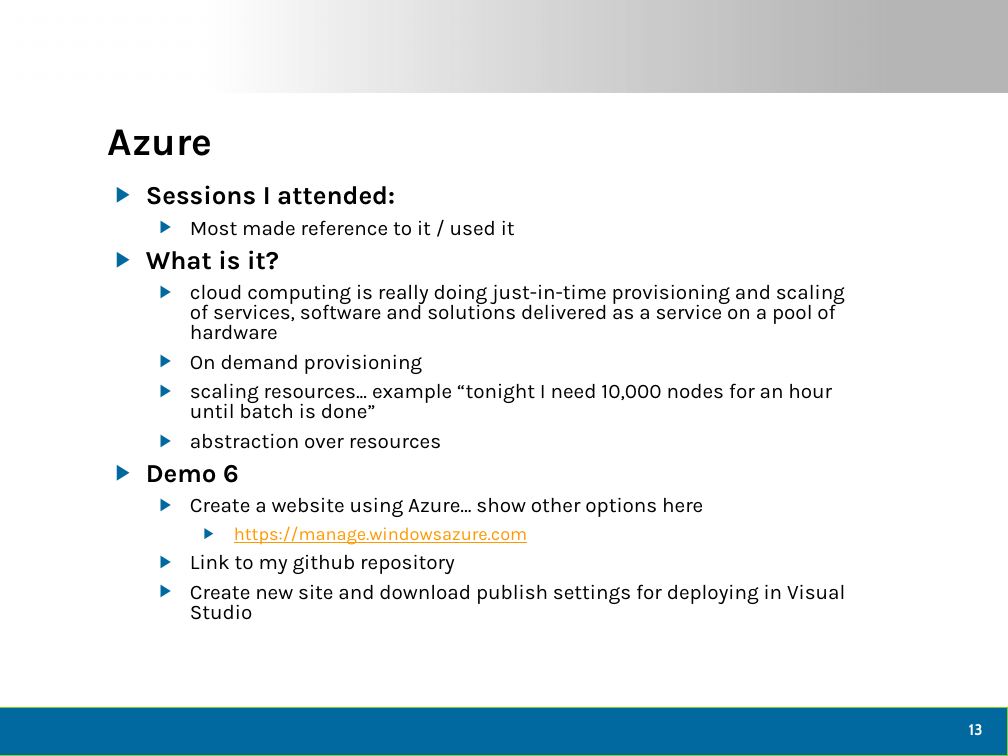
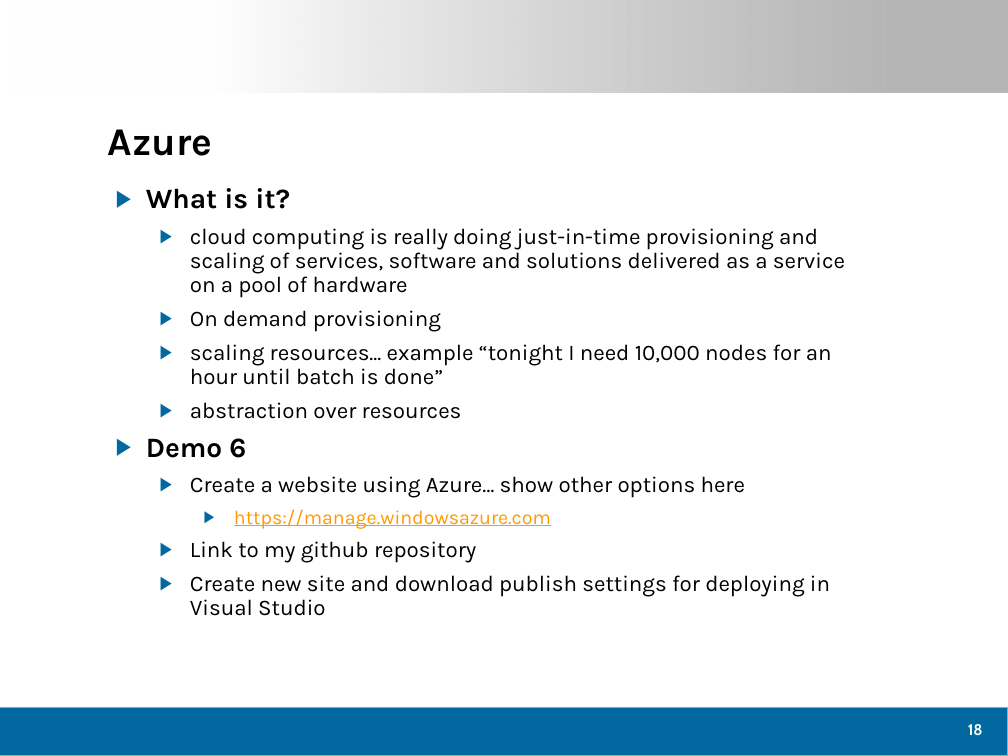
Before and after one commit to dtomyn/HTML5Demo1, a slide deck: slide 19 of Docs/2012 - Live360 Event Review (NEWER).pptx (slide 14 before the commit). Drawn at 1008x756 pixels with LibreOffice and Linux fonts; fonts in the diff are those of the drawing; background and template pictures are left out. Boxes give left, top, right and bottom in pixels: in the first picture for what was removed or moved away, otherwise in the second. Text is boxed around its words. In the diff, an @@ line names an element or a change of style, - is before the commit and + after.

```diff
--- a/Docs/2012 - Live360 Event Review (NEWER).pptx
+++ b/Docs/2012 - Live360 Event Review (NEWER).pptx
@@ text "What is it?" at box(146, 188, 845, 616): size 18.5 to 20 pt in "What is it?", "Demo 6"; size 14.8 to 16 pt in "cloud computing is really doing just-in-time provisioning ...", "On demand provisioning", "scaling resources... example “tonight I need 10,000 ...", "abstraction over resources" and 3 more places; size 12.9 to 14 pt in "https://manage.windowsazure.com"; line spacing 0.8 to 0.9 @@
@@ text at box(146, 185, 515, 236): paragraphs removed @@
-▶ Sessions I attended:
-  ▶ Most made reference to it / used it
@@ page number at box(968, 724, 983, 735): text changed @@
-13
+18
```
Also in this commit, not shown: 11 other slides changed, 9 slides added, 2 slides removed, 1 other file.
